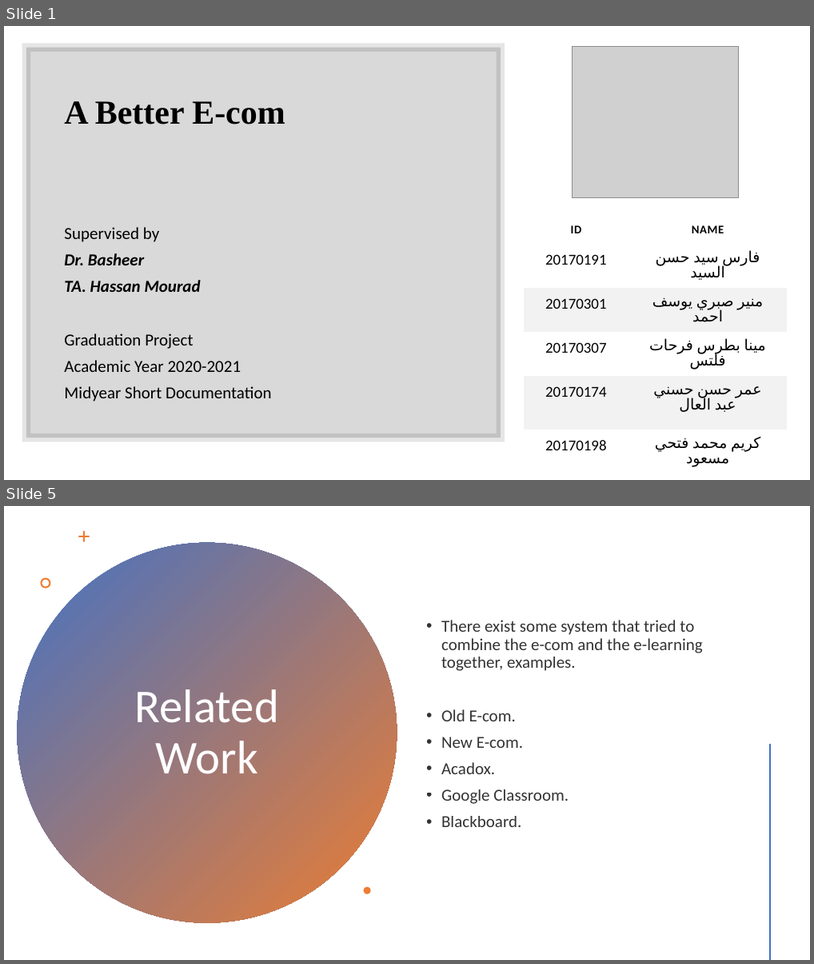
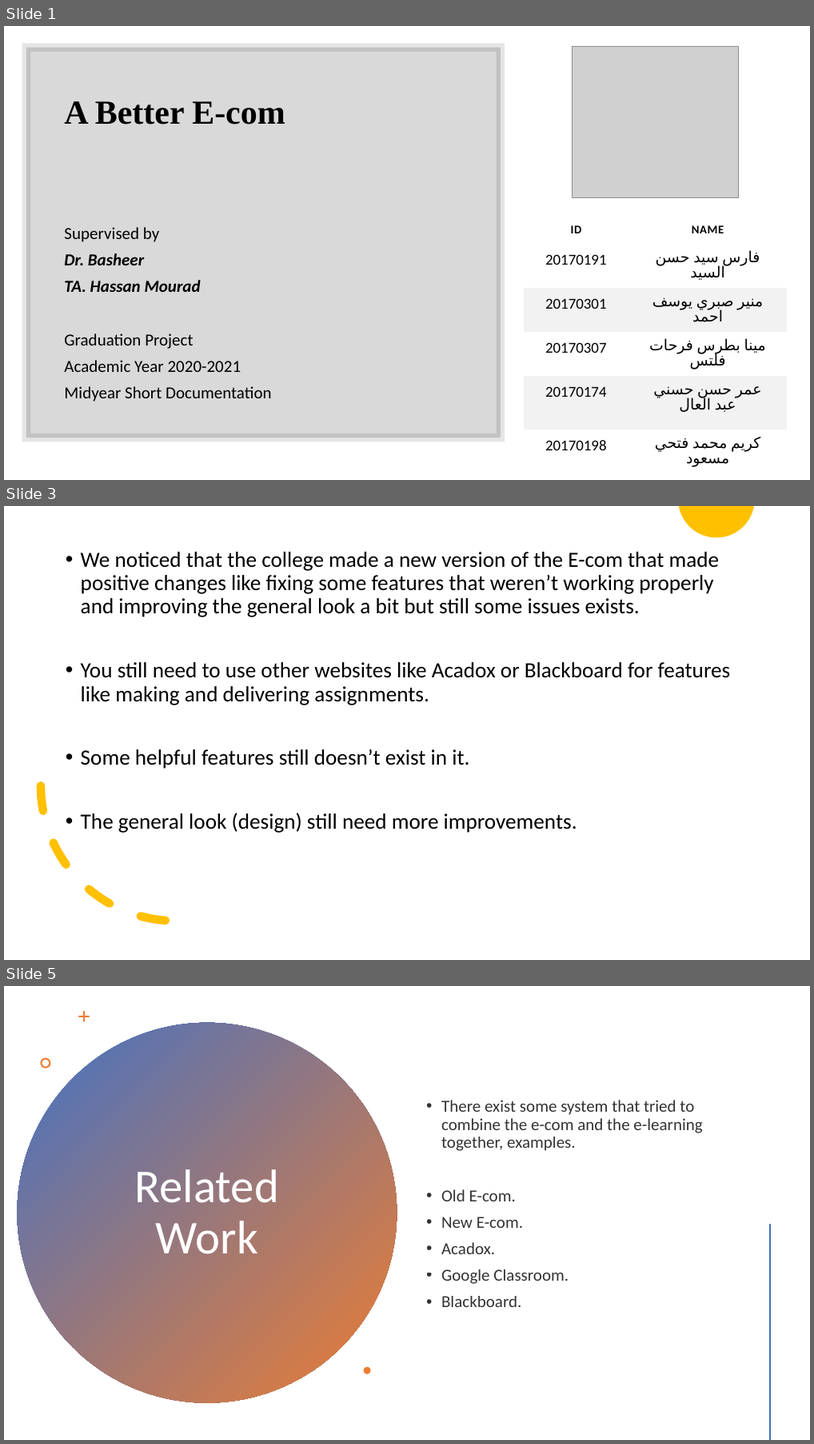
Before and after one commit to mounirsabry/Better_Ecom_GP, a slide deck: Discussions/Midyear_Discussion/presentation.pptx. Shown one above the other, each under a label of ours: slides 1 and 5 before the commit, slides 1, 3 and 5 after it; the slides between them are not shown. The pictures are 814x964 and 814x1444 pixels, drawn with LibreOffice and Linux fonts; fonts in the diff are those of the drawing; grey boxes stand for pictures. Boxes give left, top, right and bottom in pixels: in the first picture for what was removed or moved away, otherwise in the second. Text is boxed around its words. In the diff, an @@ line names an element or a change of style, - is before the commit and + after.

```diff
--- a/Discussions/Midyear_Discussion/presentation.pptx
+++ b/Discussions/Midyear_Discussion/presentation.pptx
@@ slide 3 added at [4, 506, 810, 960], background #FFFFFF @@
@@ freeform shape added at [679, 506, 754, 537], fill #FFC000 @@
@@ text added at [81, 552, 731, 832], 25.9 pt, text #000000 @@
+• We noticed that the college made a new version of the E-com that made positive changes like fixing some features that weren’t working properly and improving the general look a bit but still some issues exists.
+• You still need to use other websites like Acadox or Blackboard for features like making and delivering assignments.
+• Some helpful features still doesn’t exist in it.
+• The general look (design) still need more improvements.
@@ arc (boxed as its full ellipse) added at [41, 651, 311, 921], outline #FFC000 10 pt dashed @@
```
Also in this commit, not shown: 1 slide changed, 1 other slide added, 2 slides removed.
